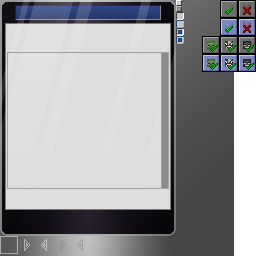
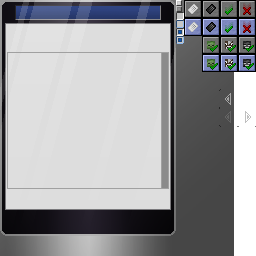
Layers edited between the first and the second 256px x 256px image:
added layer "Layer 19" in group "selection_btn" over [206, 4, 216, 32]
painted on "Layer 16" over [188, 4, 198, 32]
painted on "Layer 12" over [184, 0, 220, 36]
painted on "menu_buttons" over [0, 89, 256, 254]
